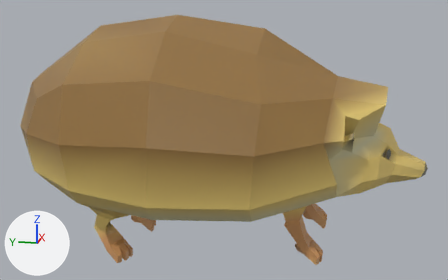
The glTF model public/assets/models/hedgehog.glb: old version first, new version second.
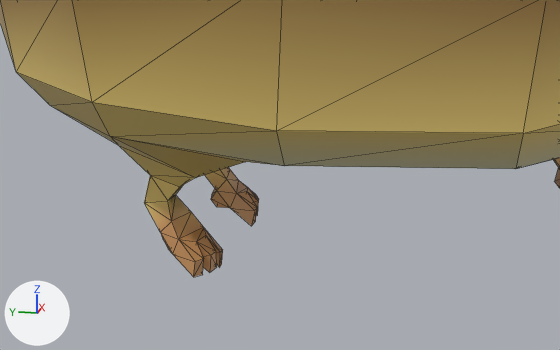
Each version appears first whole from a 50 mm lens placed at (-9.65, -0.39, 4.32), pointed at (0.01, 1.55, 1.91), and next in a close-up from a 50 mm lens placed at (-6.26, 1.37, 2.19), pointed at (-0.48, 2.52, 0.74). The lights are fixed; the arrows at lower left show +X, +Y and +Z. The close-ups show mesh edges as thin lines. Vertices at the same position are counted once.
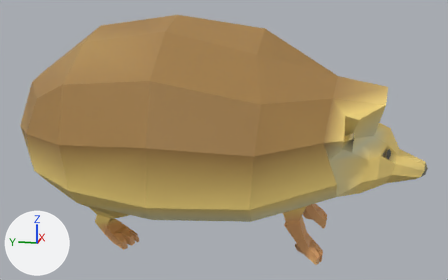
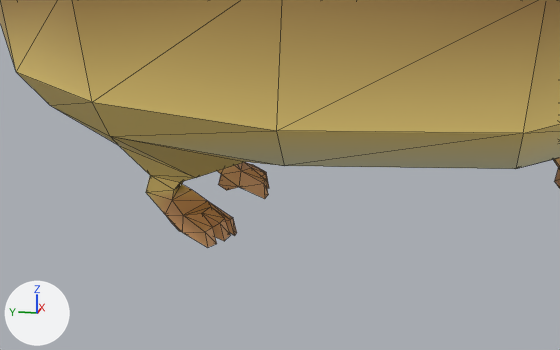
The newer file is also rescaled (x0.119), turned or shifted as a whole; pictures and numbers use the older file's frame.

Pixel boxes (x1, y1, x2, y2) of what changed, in the close-ups (560 x 350 px; the box of a moved part takes in the faces that stretch with it):
```json
{"object": "Cube", "change": "reshaped", "before": [0, 0, 560, 277], "after": [0, 0, 560, 247]}
{"part": 1, "of": "me_cube", "change": "moved or reshaped", "before": [144, 167, 259, 277], "after": [146, 162, 269, 247]}
{"part": 2, "of": "me_cube", "change": "recoloured", "before": [0, 0, 560, 186], "after": [0, 0, 560, 186]}
```

Edits to the scene script, one JSON object a line:
```json
{"op": "add", "block": "mat_defaultmaterial", "code": ["mat_defaultmaterial = bpy.data.materials.new('DefaultMaterial')", "mat_defaultmaterial.use_nodes = True; mat_defaultmaterial.node_tree.nodes.clear()", "_N = mat_defaultmaterial.node_tree.nodes; _L = mat_defaultmaterial.node_tree.links", "n0 = _N.new('ShaderNodeOutputMaterial'); n0.name = 'Material Output'", "n1 = _N.new('ShaderNodeBsdfPrincipled'); n1.name = 'Principled BSDF'", "n2 = _N.new('ShaderNodeVertexColor'); n2.name = 'Color Attribute'", "_L.new(n1.outputs[0], n0.inputs[0])  # 'BSDF' to 'Surface'", "_L.new(n2.outputs[0], n1.inputs[0])  # 'Color' to 'Base Color'"]}
{"block": "me_cube", "where": "# used by ob_cube; location = (0.0, 0.0, 0.0)"}
{"op": "remove", "block": "me_cube", "code": "me_cube.from_pydata(...)  # 315 vertices, 612 faces; spans x -2.05..2.05, y -1.66..4.93, z -0.01..3.91"}
{"op": "add", "block": "me_cube", "code": "me_cube.from_pydata(...)  # 315 vertices, 612 faces; spans x -2.05..2.05, y -1.66..4.93, z 0.26..3.91"}
{"block": "me_cube", "change": "me_cube part 1: 68 of 315 vertices moved; they spanned x -0.99..0.99, y 2.97..3.55, z -0.01..0.69 and now span x -0.99..0.99, y 2.86..3.53, z 0.26..0.73; mean shift (0.0, -0.07, 0.19); largest move (-0.98, 3.09, 0.04) -> (-0.99, 2.99, 0.41)"}
{"block": "me_cube", "change": "me_cube part 2: 572 faces spanning x -2.05..2.05, y -1.66..4.93, z 0.26..3.91 switch from mat_material to mat_defaultmaterial"}
```
